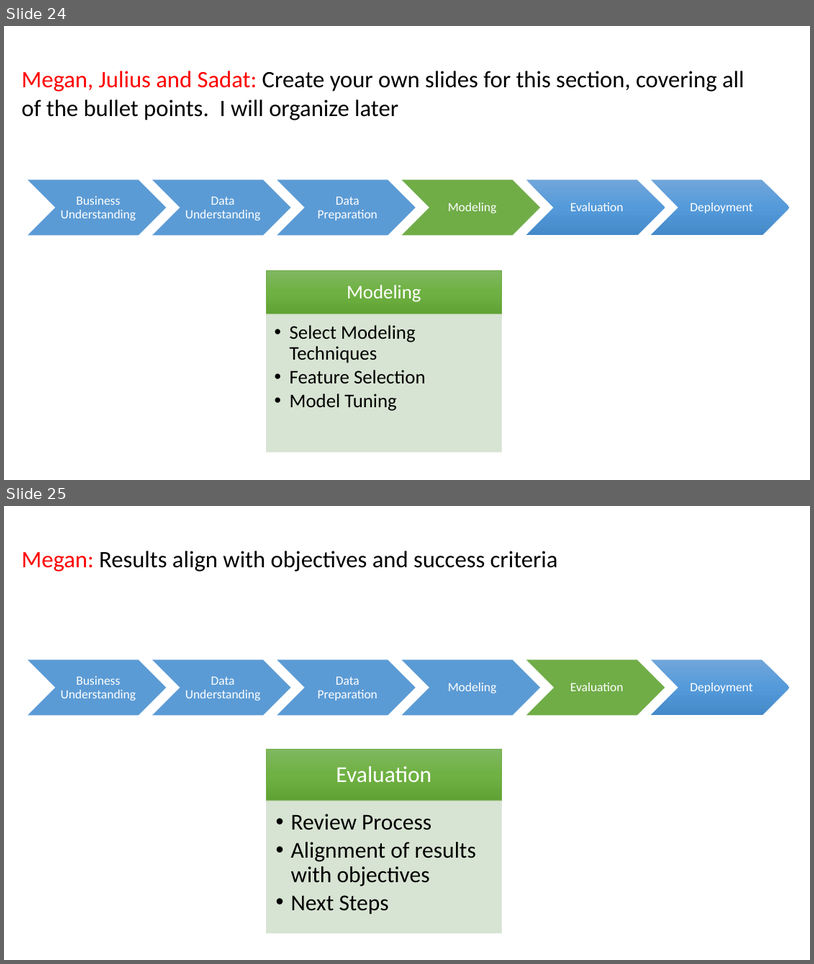
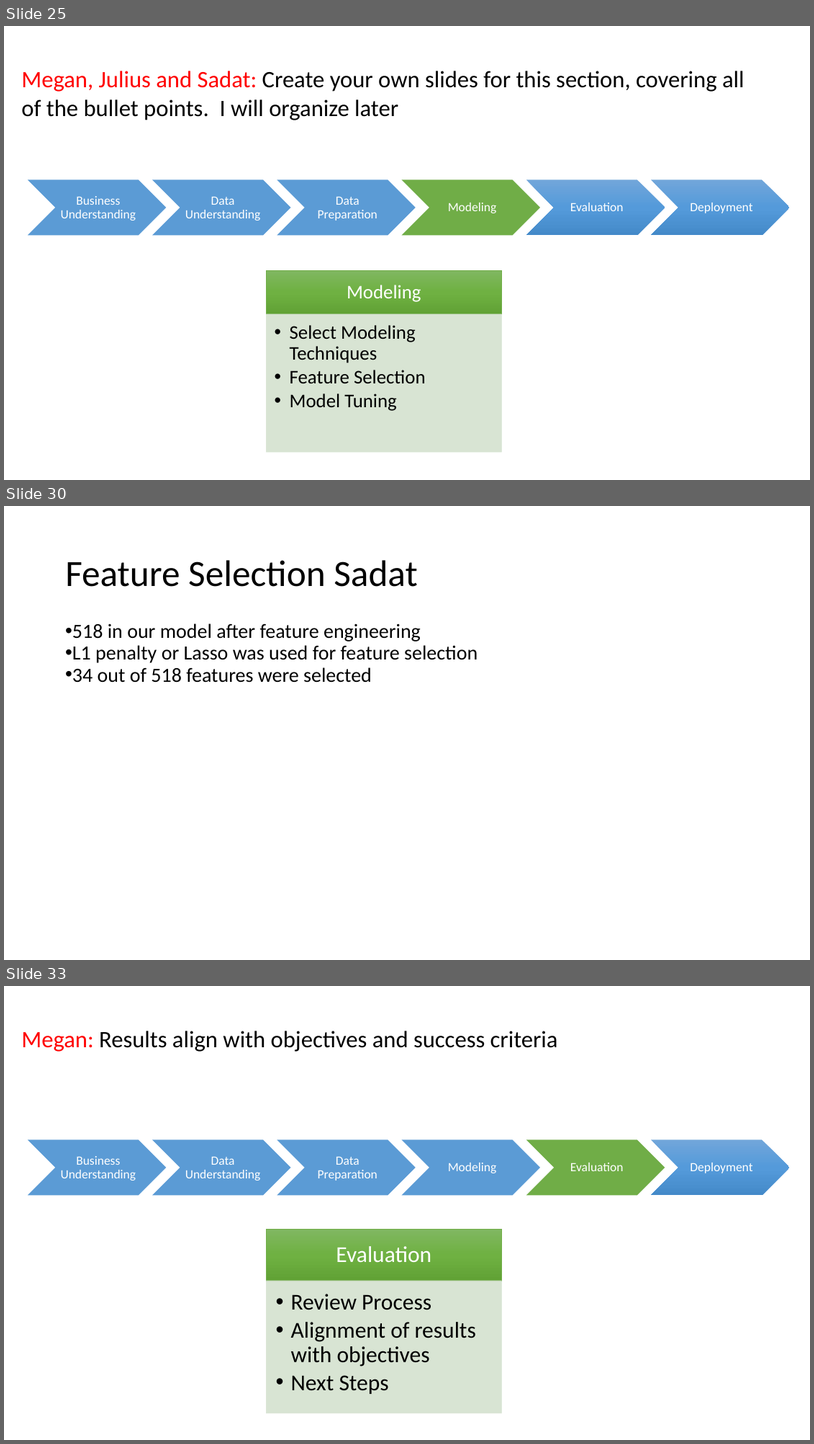
Before and after one commit to mGalarnyk/Machine_Learning_Froyo, a slide deck: Current_Powerpoint/Froyo_v2.pptx. Shown one above the other, each under a label of ours: slides 24 and 25 before the commit, slides 25, 30 and 33 after it; the slides between them are not shown. The pictures are 814x964 and 814x1444 pixels, drawn with LibreOffice and Linux fonts; fonts in the diff are those of the drawing. Boxes give left, top, right and bottom in pixels: in the first picture for what was removed or moved away, otherwise in the second. Text is boxed around its words. In the diff, an @@ line names an element or a change of style, - is before the commit and + after.

Commit message:
sadat

```diff
--- a/Current_Powerpoint/Froyo_v2.pptx
+++ b/Current_Powerpoint/Froyo_v2.pptx
@@ slide 30 added at (x1=4, y1=506, x2=810, y2=960), background #FFFFFF @@
@@ text added at (x1=65, y1=560, x2=417, y2=587), 44 pt, text #000000 @@
+Feature Selection Sadat
@@ text added at (x1=72, y1=623, x2=478, y2=682), 24 pt, text #000000 @@
+• 518 in our model after feature engineering
+• L1 penalty or Lasso was used for feature selection
+• 34 out of 518 features were selected
@@ what was slide 24 is now slide 25 @@
@@ what was slide 25 is now slide 33 @@
```
Also in this commit, not shown: 7 other slides added, 1 other file.
